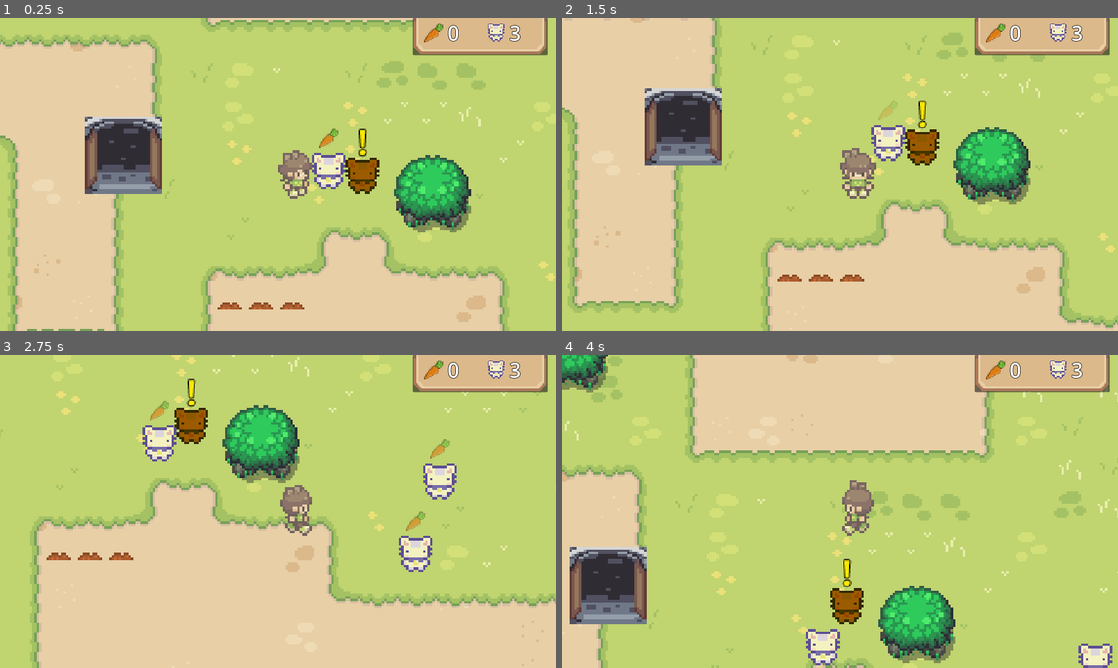
Above: before the commit, frames 1-4 (two rows, left to right).
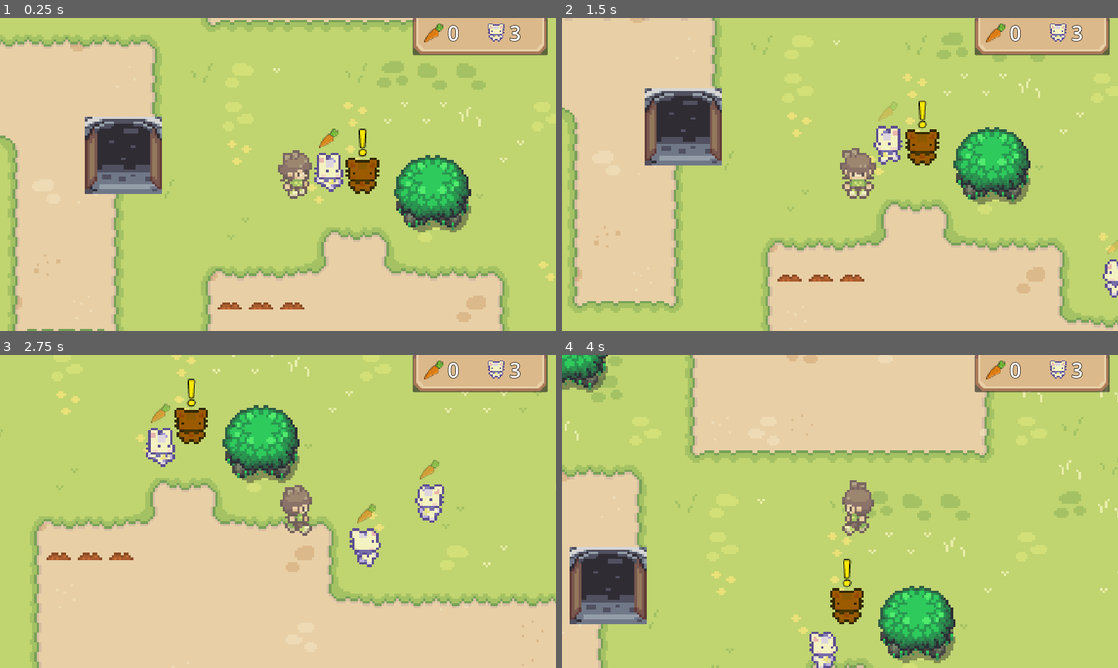
Above: after the commit, the same moments.

Repository: LukeRichardGoddard/GameJam2025
Game: Godot game, scene res://Scenes/GameScene/game_scene.tscn
The game is run twice, just before and just after one commit, with the same random seed, the same clock (stepped at 60 frames per second) and the same inputs. Sound files missing from this copy of the repository are replaced by a short silence.
Inputs:
- Up to frame 1 (0.25 s): no input
- Up to frame 2 (1.5 s): hold D (move_right) 0.53-1.28 s; tap Space (interact) at 0.6, 1.35 s; hold S (move_down) from 1.28 s (still down)
- Up to frame 3 (2.75 s): release S (move_down) at 2.03 s; hold D (move_right) from 2.03 s (still down); tap Space (interact) at 2.1 s
- Up to frame 4 (4 s): release D (move_right) at 2.78 s; hold W (move_up) 2.78-3.53 s; tap Space (interact) at 2.85, 3.6 s; hold A (move_left) from 3.53 s (still down)

The runs differ from the first frame. In frame 1, 0.4% of the frame differs, in the area x 56-63%, y 43-56%; in frame 2, 0.7%; in frame 3, 2.8%, in the area x 25-83%, y 14-70%; in frame 4, 0.8%.

Commit message:
animate bunnies

Diff:
--- a/Scenes/Bunny/bunny.gd
+++ b/Scenes/Bunny/bunny.gd
@@ -17,13 +17,42 @@
 	if destination:
 		dist_to_dest = destination - global_position
 		direction_normal = dist_to_dest.normalized()
-		if dist_to_dest.x > 2 and dist_to_dest.y > 2:
+		if (dist_to_dest.x > 2 or dist_to_dest.x < 2) and (dist_to_dest.y > 2 or dist_to_dest.y < 2) :
 			velocity = direction_normal * speed * _delta
+			animate_bunny()
 		else:
 			velocity = Vector2.ZERO
+			$AnimatedSprite2D.stop()
 	else:
 		randomiseDestination()
 	move_and_slide()
+
+func animate_bunny():
+	if velocity.x > 0 && velocity.y == 0:
+		$AnimatedSprite2D.play("move_right")
+
+	elif velocity.x < 0 && velocity.y == 0:
+		$AnimatedSprite2D.play("move_left")
+
+	elif velocity.x == 0 && velocity.y < 0:
+		$AnimatedSprite2D.play("move_up")
+
+	elif velocity.x == 0 && velocity.y > 0:
+		$AnimatedSprite2D.play("move_down")
+
+	elif velocity.x > 0 && velocity.y < 0:
+		$AnimatedSprite2D.play("move_upright")
+
+	elif velocity.x < 0 && velocity.y < 0:
+		$AnimatedSprite2D.play("move_upleft")
+
+	elif velocity.x > 0 && velocity.y > 0:
+		$AnimatedSprite2D.play("move_downright")
+
+	elif velocity.x < 0 && velocity.y > 0:
+		$AnimatedSprite2D.play("move_downleft")
+	else:
+		$AnimatedSprite2D.stop()
 
 func randomiseDestination():
 	randomize()
